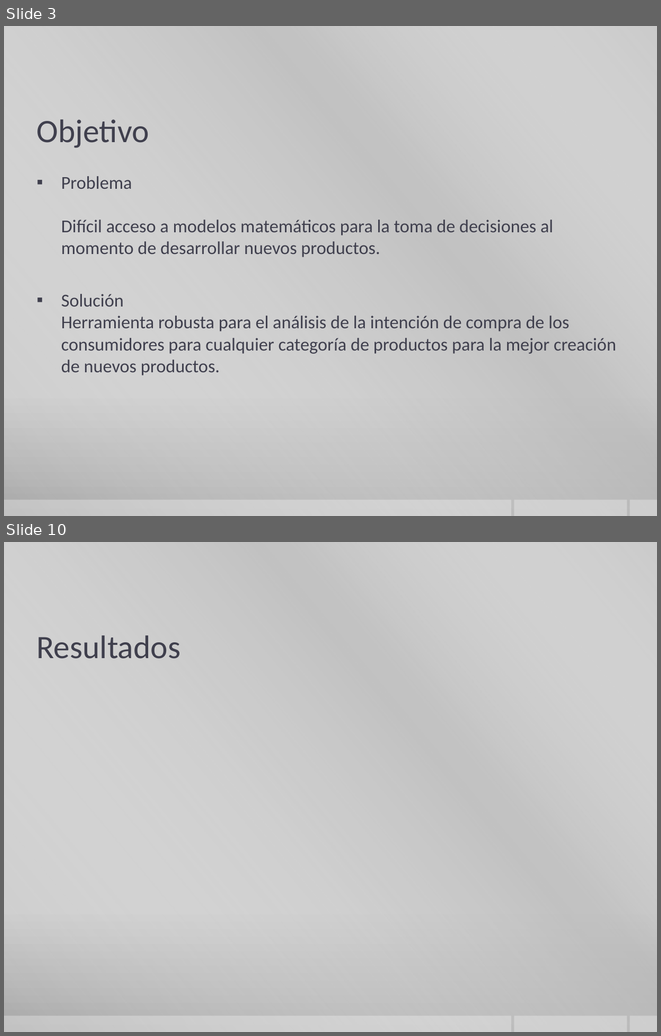
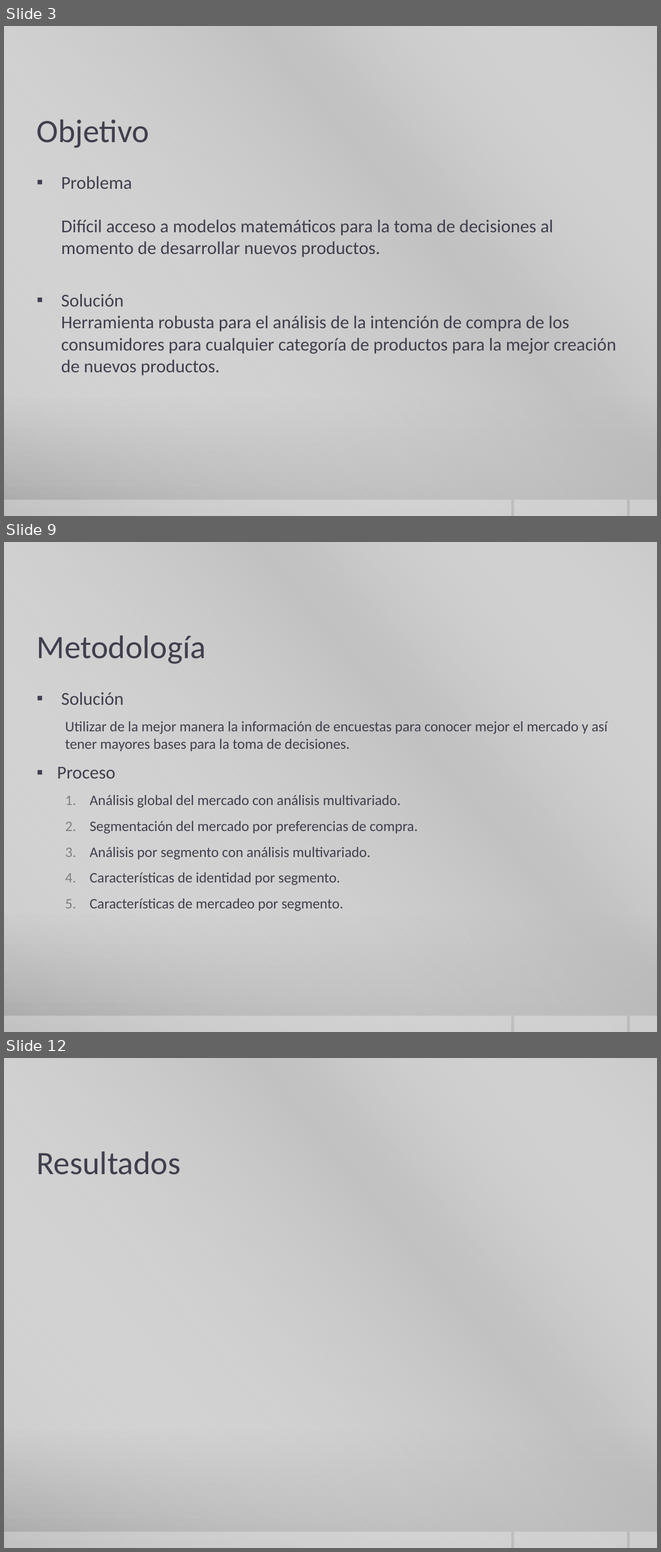
Before and after one commit to juancamilo87/segmart, a slide deck: SegMart/docs/Presentación Sustentación.pptx. Shown one above the other, each under a label of ours: slides 3 and 10 before the commit, slides 3, 9 and 12 after it; the slides between them are not shown. The pictures are 661x1036 and 661x1552 pixels, drawn with LibreOffice and Linux fonts; fonts in the diff are those of the drawing; background and template pictures are left out. Boxes give left, top, right and bottom in pixels: in the first picture for what was removed or moved away, otherwise in the second. Text is boxed around its words. In the diff, an @@ line names an element or a change of style, - is before the commit and + after.

```diff
--- a/SegMart/docs/Presentación Sustentación.pptx
+++ b/SegMart/docs/Presentación Sustentación.pptx
@@ slide 9 added at bbox=[4, 542, 657, 1032], background gradient #CBCBCB to #C8C8C8 to #A7A7A7; not listed: 4 template elements that a slide beside it also shows @@
@@ title added at bbox=[37, 635, 206, 664], 36 pt, text #3F3F4D @@
+Metodología
@@ text added at bbox=[57, 692, 608, 911], 16 pt, text #3F3F4D @@
+▪ Solución
+  Utilizar de la mejor manera la información de encuestas para conocer mejor el mercado y así tener mayores bases para la toma de decisiones.
+▪ Proceso
+  1. Análisis global del mercado con análisis multivariado.
+  2. Segmentación del mercado por preferencias de compra.
+  3. Análisis por segmento con análisis multivariado.
+  4. Características de identidad por segmento.
+  5. Características de mercadeo por segmento.
@@ what was slide 10 is now slide 12 @@
```
Also in this commit, not shown: 5 slides changed, 4 other slides added, 2 slides removed.
